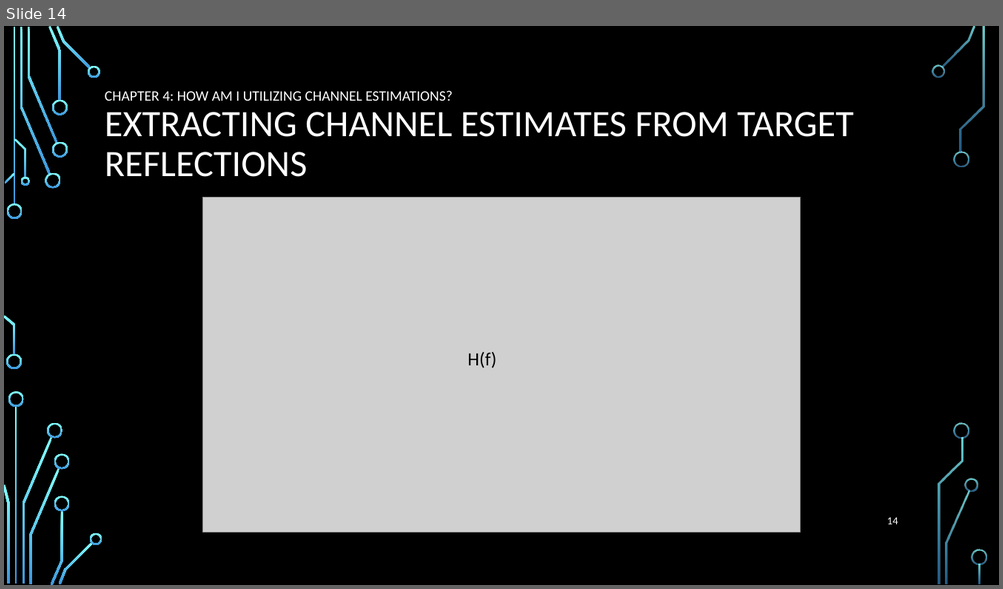
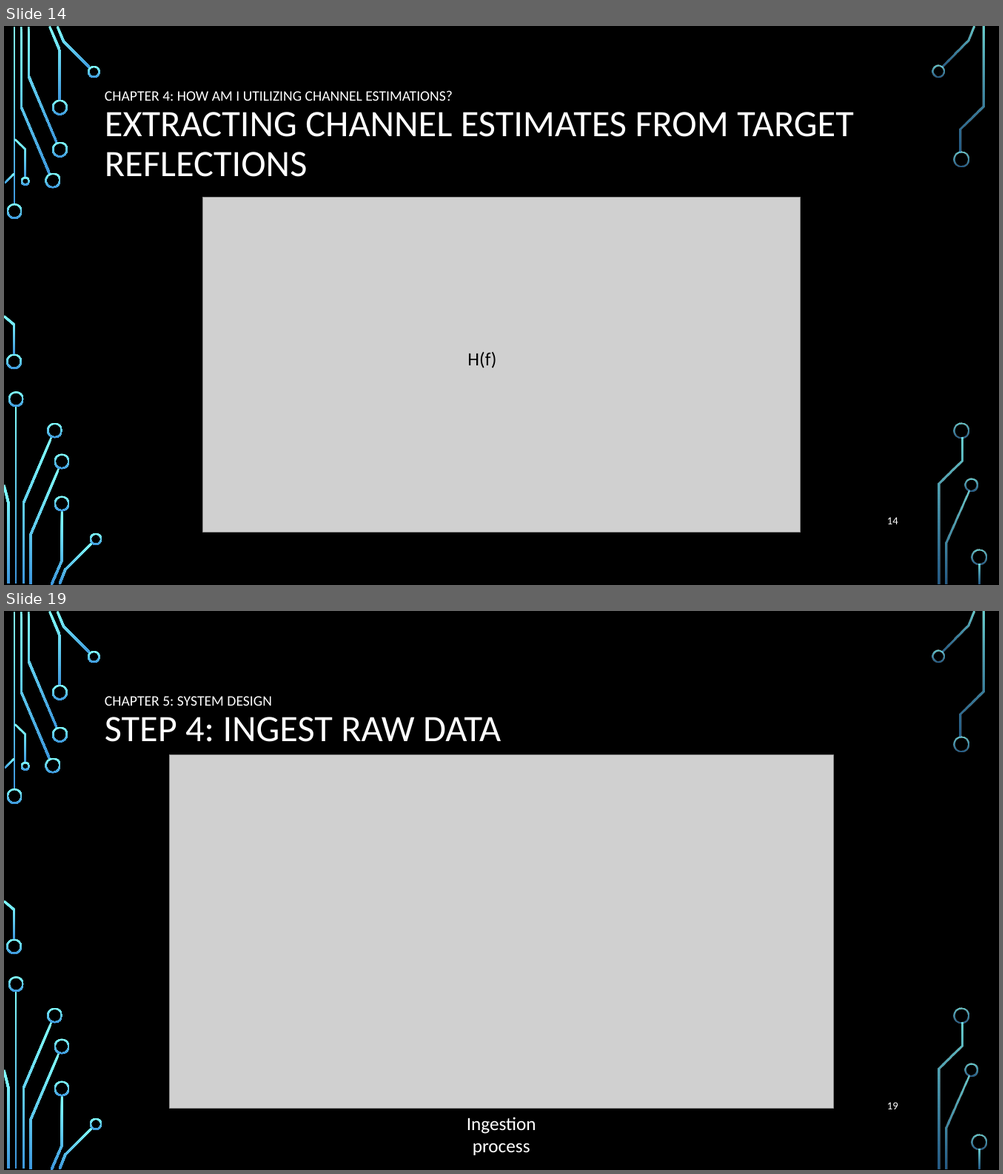
Before and after one commit to roryschram/masters, a slide deck: presentations/SARIG/sarig_rory_schram.pptx. Shown one above the other, each under a label of ours: slide 14 before the commit, slides 14 and 19 after it; the slides between them are not shown. The pictures are 1003x589 and 1003x1174 pixels, drawn with LibreOffice and Linux fonts; fonts in the diff are those of the drawing; grey boxes stand for pictures; background and template pictures are left out. Boxes give left, top, right and bottom in pixels: in the first picture for what was removed or moved away, otherwise in the second. Text is boxed around its words. In the diff, an @@ line names an element or a change of style, - is before the commit and + after.

```diff
--- a/presentations/SARIG/sarig_rory_schram.pptx
+++ b/presentations/SARIG/sarig_rory_schram.pptx
@@ slide 19 added at (4,611,999,1170), background picture (left out); not listed: 36 template elements that a slide beside it also shows @@
@@ title added at (105,696,501,742), 14 pt, text #FFFFFF @@
+CHAPTER 5: SYSTEM DESIGN
+STEP 4: INGEST RAW DATA
@@ picture added at (170,755,833,1109) @@
@@ text added at (466,1117,536,1156), 18 pt, text #FFFFFF @@
+Ingestion process
@@ page number added at (887,1102,898,1110), 10.5 pt, text #FFFFFF @@
+19
```
Also in this commit, not shown: 2 slides changed, 14 other slides added, 18 slides removed.
